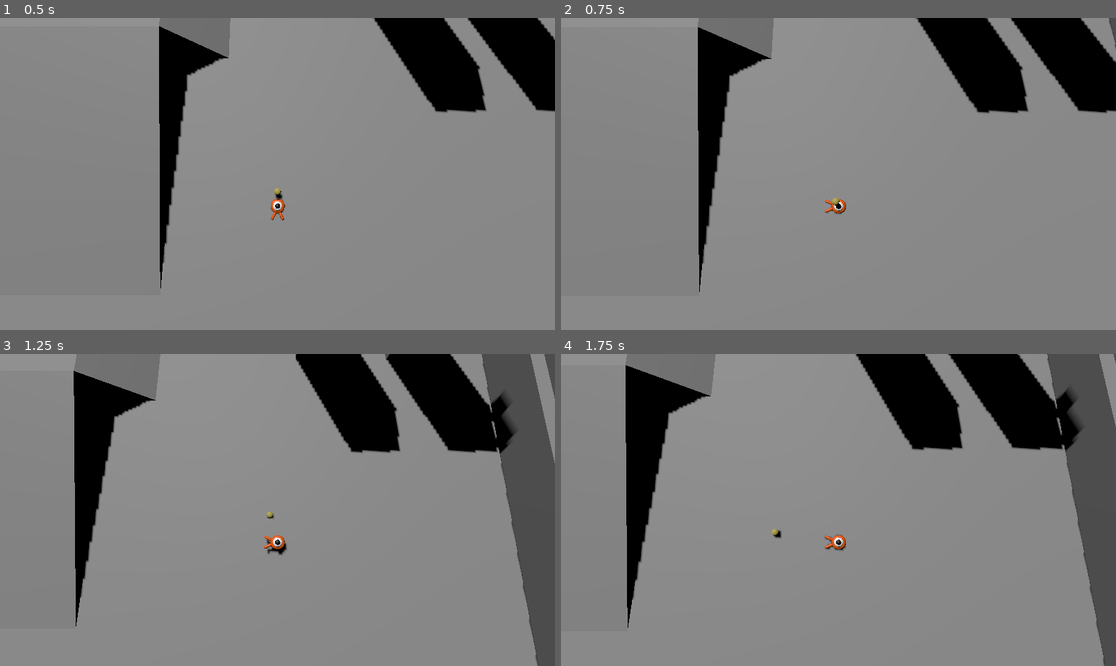
Above: before the commit, frames 1-4 (two rows, left to right).
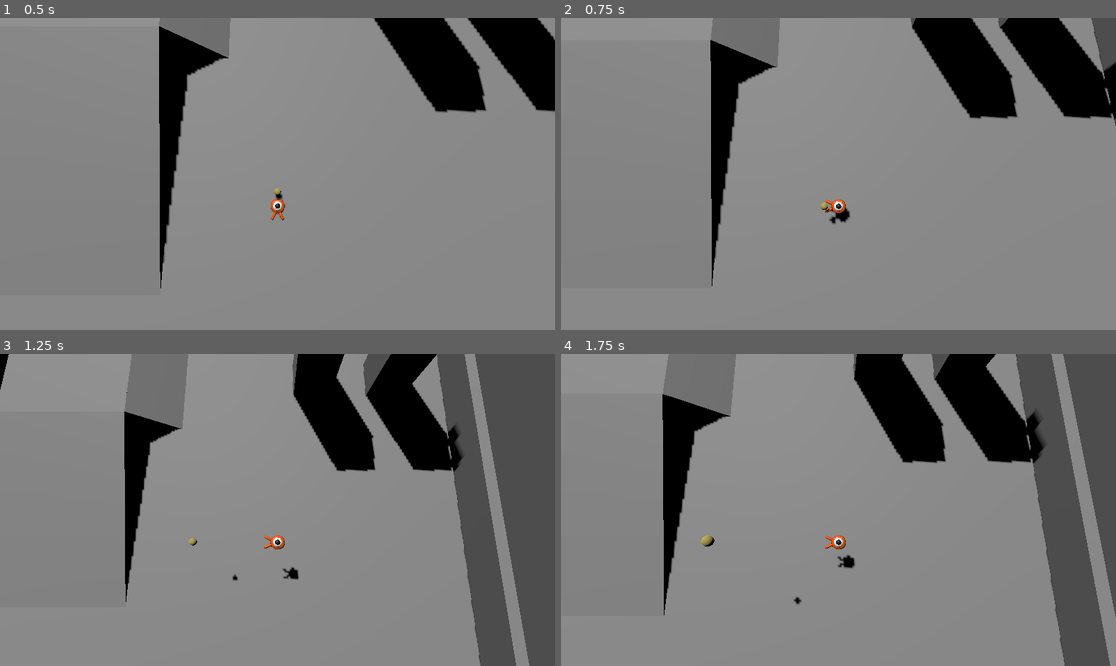
Above: after the commit, the same moments.

Repository: renatotaniii/silly-run
Game: Godot game, scene res://godot/main.tscn
Same seed, same stepped clock (60 frames per second), same inputs: the game is played once before the commit and once after it.
Inputs (mouse positions are in pixels of both pictures, inside the frame that each line leads up to):
- Up to frame 1 (0.5 s): no input
- Up to frame 2 (0.75 s): move the mouse to (960, 158) at 0.52 s; hold D (move_right) from 0.53 s (still down); click (960, 158) at 0.6 s
- Up to frame 3 (1.25 s): keep holding D (move_right); tap Space (jump) at 0.77 s
- Up to frame 4 (1.75 s): release D (move_right) at 1.25 s; drag from (727, 525) to (810, 572) at 1.27 s

Frame 1 is identical in both runs. In frame 2, 7.6% of the frame differs, in the area x 24-100%, y 0-88%; in frame 3, 23%, in the area x 0-100%, y 0-100%; in frame 4, 22%.

Commit message:
feat: add angle logic for use_throw

Diff:
--- a/godot/items/base_item.gd
+++ b/godot/items/base_item.gd
@@ -100,15 +100,19 @@
 	return theoretical_distance
 
 
-func calculate_throw_angle(xz_distance: Vector3, throw_origin: Vector3):
+func calculate_throw_transformation(direction: Vector3, xz_distance: float, throw_origin: Vector3):
+	# TODO: WTF IS HAPPENING
+	var g = gravity * gravity_scale
+	var discriminant = 1 - g * (g * (xz_distance**2) + (2 * throw_origin.y * throw_speed)) / (throw_speed**4)
+	var angle = atan((throw_speed**2 / (g * xz_distance)) * (1 + sqrt(discriminant)))
+	var matrix_transform = Vector3(direction.x * cos(angle), throw_speed * sin(angle), direction.z * cos(angle))
 
-
-	pass
+	return matrix_transform.normalized()
 
 
 func use_throw(
 	item_node: BaseItem,
-	throw_origin: Marker3D,
+	origin_node: Marker3D,
 	world: Node3D,
 	player_to_cursor: Vector3,
 	global_mouse_pos: Vector3
@@ -116,7 +120,7 @@
 	throw_speed = 20.0
 
 	world.add_child(item_node)
-	item_node.global_position = throw_origin.global_position
+	item_node.global_position = origin_node.global_position
 	item_node.name = "Yeet"
 
 	# TODO: Fix either player_to_cursor or item_node.position.
@@ -135,8 +139,10 @@
 		print("-- Near --")
 		throw_speed = 25
 		queued_direction = (global_mouse_pos - item_node.global_position).normalized()
-	elif xz_distance <= max_range:
+	elif theoretical_distance <= xz_distance:
 		print("-- Far --")
+		xz_distance = min(xz_distance, max_range)
+		queued_direction = calculate_throw_transformation(queued_direction, xz_distance, item_node.global_position)
 	else:
 		print("Something is wrong...")
 
